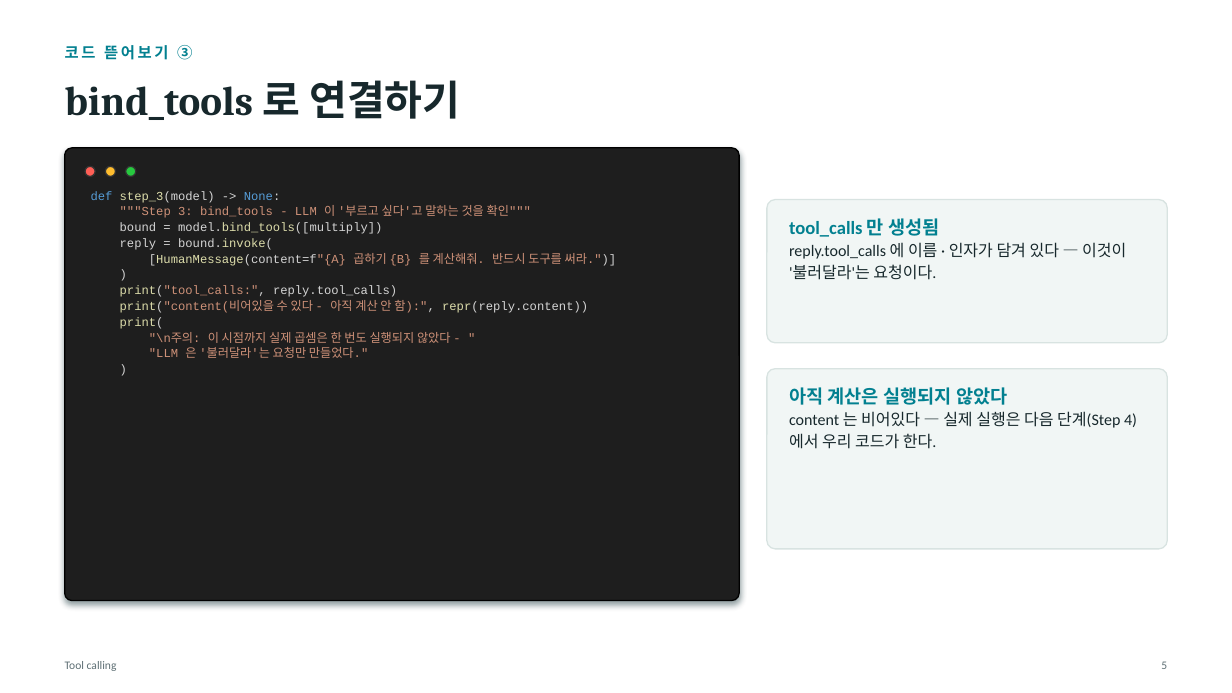
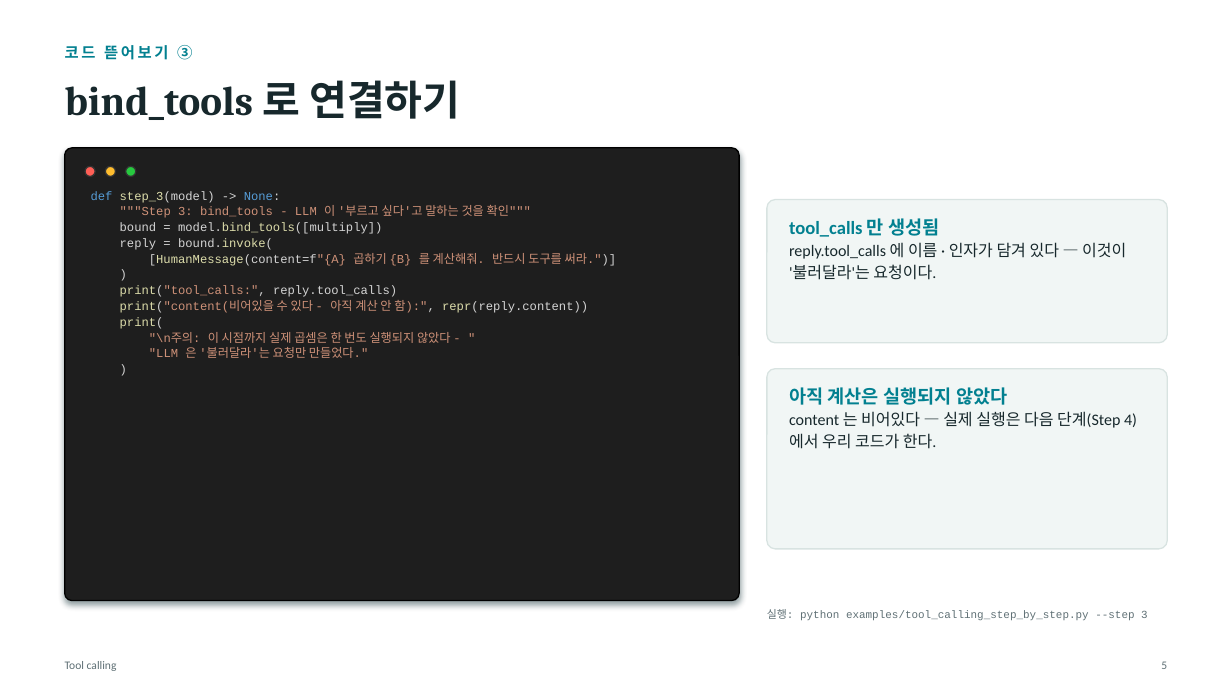
Before and after one commit to Sihoon92/TestChatbot, a slide deck: slide 6 of docs/교육자료/03_ToolCalling.pptx. Drawn at 1232x693 pixels with LibreOffice and Linux fonts; fonts in the diff are those of the drawing. Boxes give left, top, right and bottom in pixels: in the first picture for what was removed or moved away, otherwise in the second. Text is boxed around its words. In the diff, an @@ line names an element or a change of style, - is before the commit and + after.

```diff
--- a/docs/교육자료/03_ToolCalling.pptx
+++ b/docs/교육자료/03_ToolCalling.pptx
@@ text added at [767,609,1148,621], 8.5 pt, text #5F7075 @@
+실행: python examples/tool_calling_step_by_step.py --step 3
```
Also in this commit, not shown: 6 other slides changed, 2 other files.
